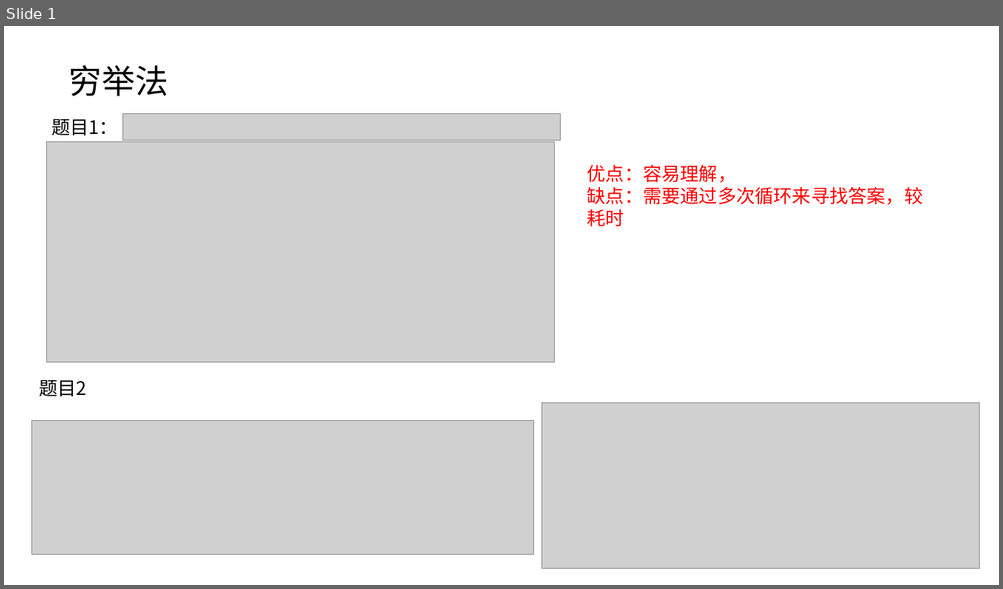
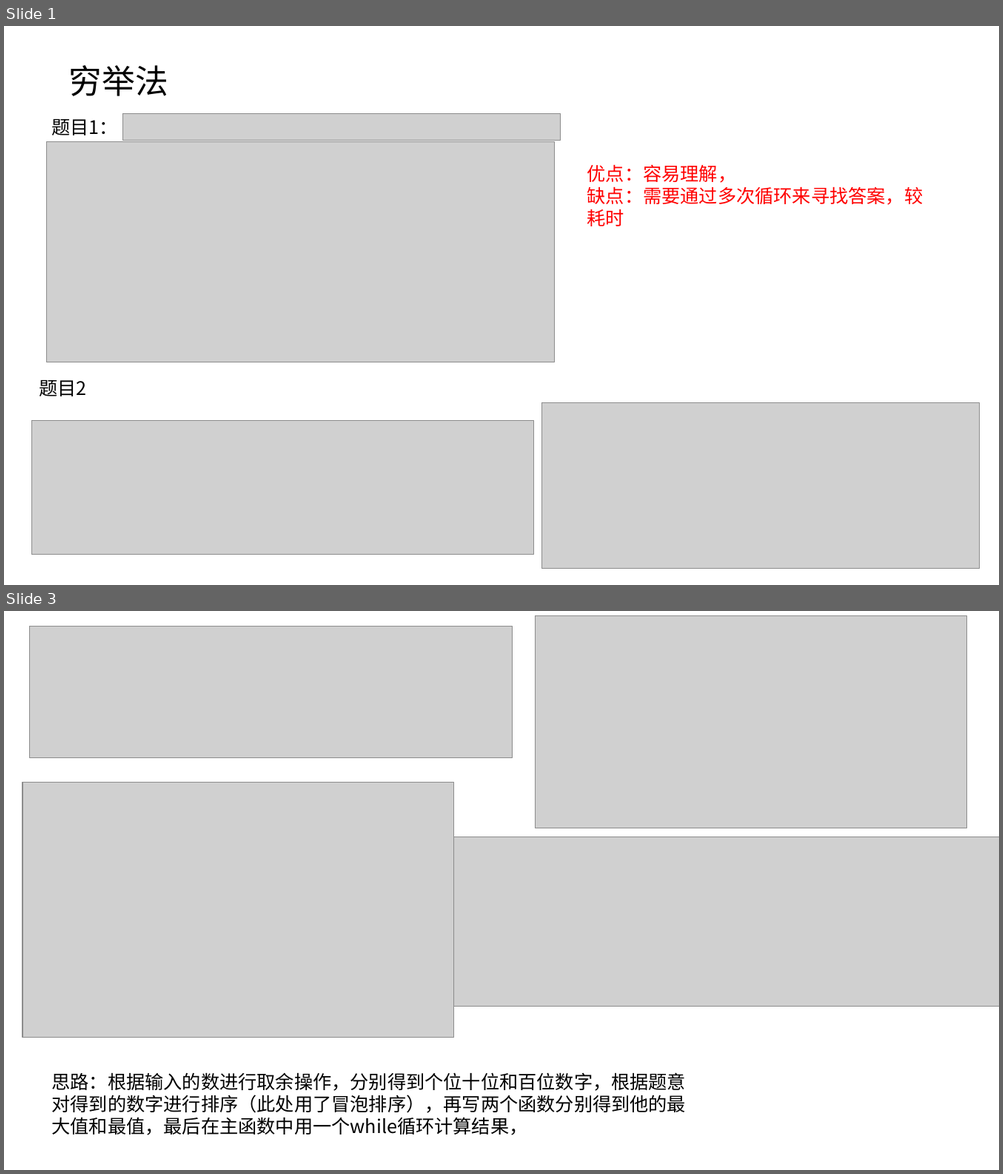
Before and after one commit to SSPUlearningteam1/ClanguagelearningPPT, a slide deck: 20181102-20181109-张雁君.pptx. Shown one above the other, each under a label of ours: slide 1 before the commit, slides 1 and 3 after it; the slides between them are not shown. The pictures are 1003x589 and 1003x1174 pixels, drawn with LibreOffice and Linux fonts; fonts in the diff are those of the drawing; grey boxes stand for pictures. Boxes give left, top, right and bottom in pixels: in the first picture for what was removed or moved away, otherwise in the second. Text is boxed around its words. In the diff, an @@ line names an element or a change of style, - is before the commit and + after.

```diff
--- a/20181102-20181109-张雁君.pptx
+++ b/20181102-20181109-张雁君.pptx
@@ slide 3 added at (x1=4, y1=611, x2=999, y2=1170), background #FFFFFF @@
@@ picture added at (x1=29, y1=626, x2=512, y2=758) @@
@@ picture added at (x1=535, y1=615, x2=967, y2=828) @@
@@ picture added at (x1=22, y1=783, x2=454, y2=1038) @@
@@ picture added at (x1=453, y1=837, x2=999, y2=1005) @@
@@ text added at (x1=51, y1=1073, x2=686, y2=1136), 18 pt, text #000000 @@
+思路：根据输入的数进行取余操作，分别得到个位十位和百位数字，根据题意对得到的数字进行排序（此处用了冒泡排序），再写两个函数分别得到他的最大值和最值，最后在主函数中用一个while循环计算结果，
```
Also in this commit, not shown: 2 other slides added.
